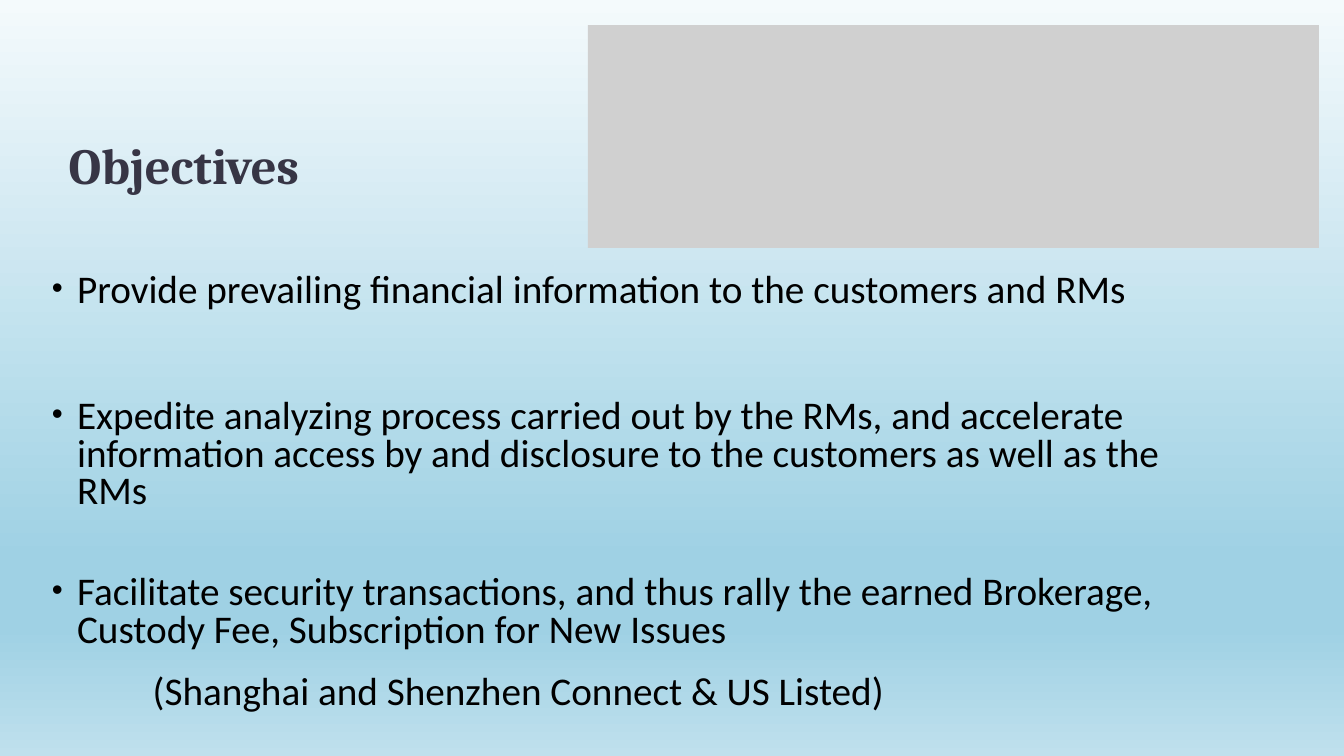
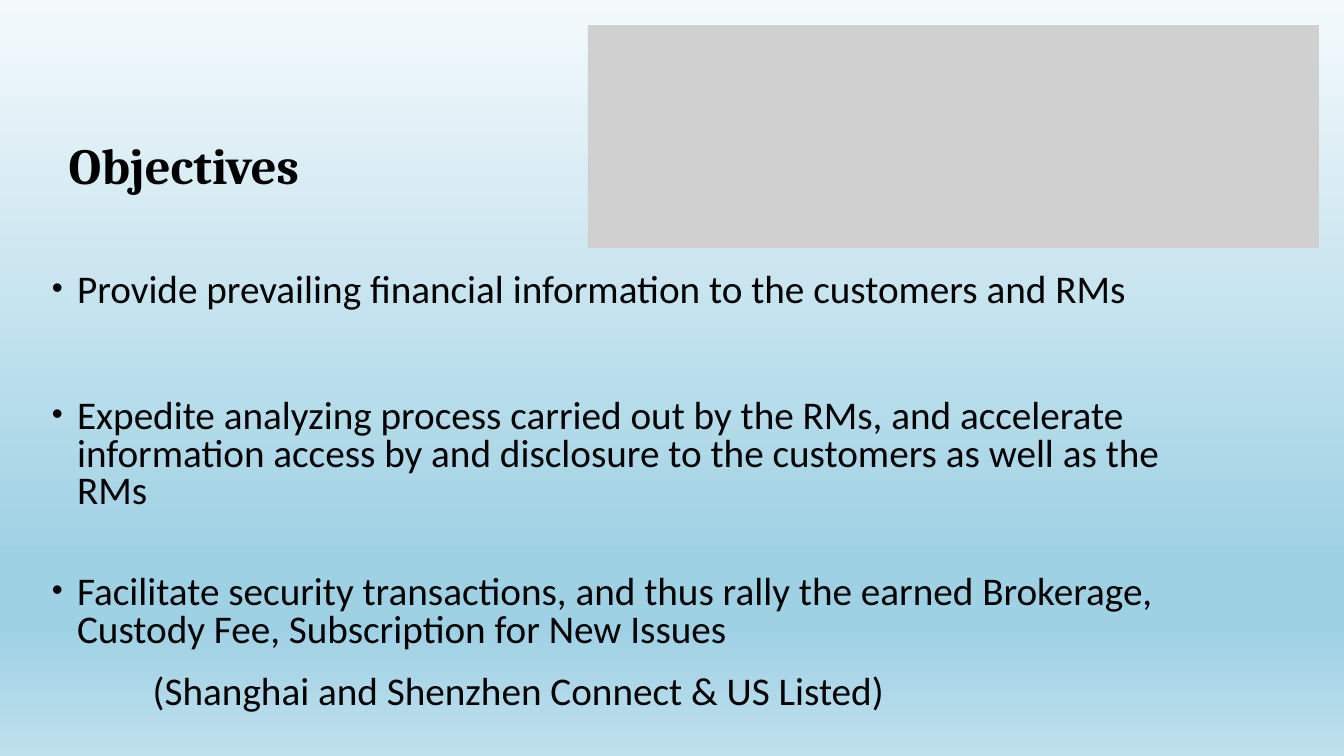
Before and after one commit to JaySiu/Investment-Information-Feed-System, a slide deck: slide 2 of doc/Project Idea Introdution.pptx. Drawn at 1344x756 pixels with LibreOffice and Linux fonts; fonts in the diff are those of the drawing; grey boxes stand for pictures. Boxes give left, top, right and bottom in pixels: in the first picture for what was removed or moved away, otherwise in the second. Text is boxed around its words. In the diff, an @@ line names an element or a change of style, - is before the commit and + after.

```diff
--- a/doc/Project Idea Introdution.pptx
+++ b/doc/Project Idea Introdution.pptx
@@ title "Objectives" at (69,149,299,195): text colour #373545 to #000000 @@
```
Also in this commit, not shown: 11 other slides changed, 6 slides added, 12 other files.
